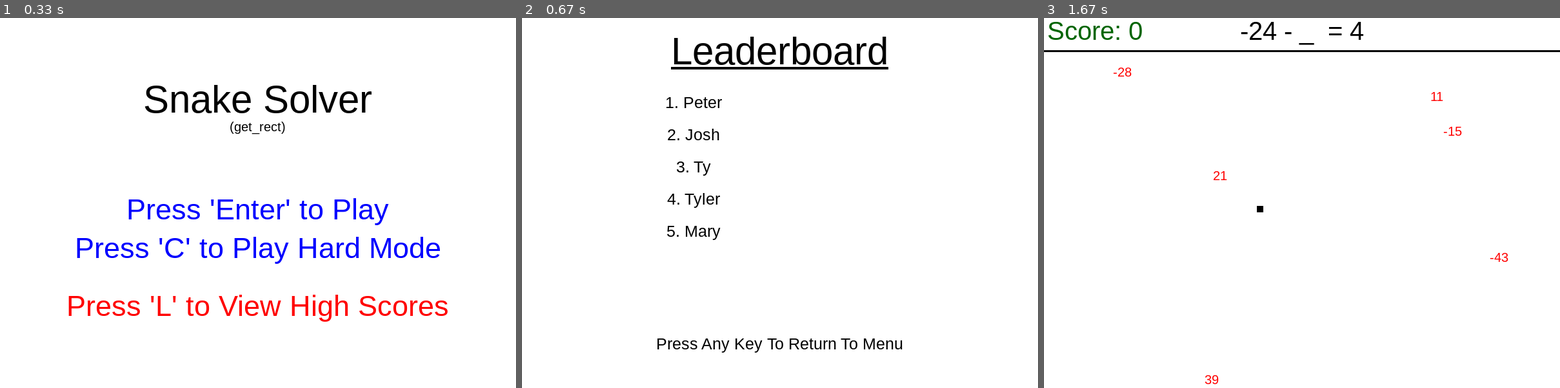
Above: before the commit, frames 1-3 (left to right).
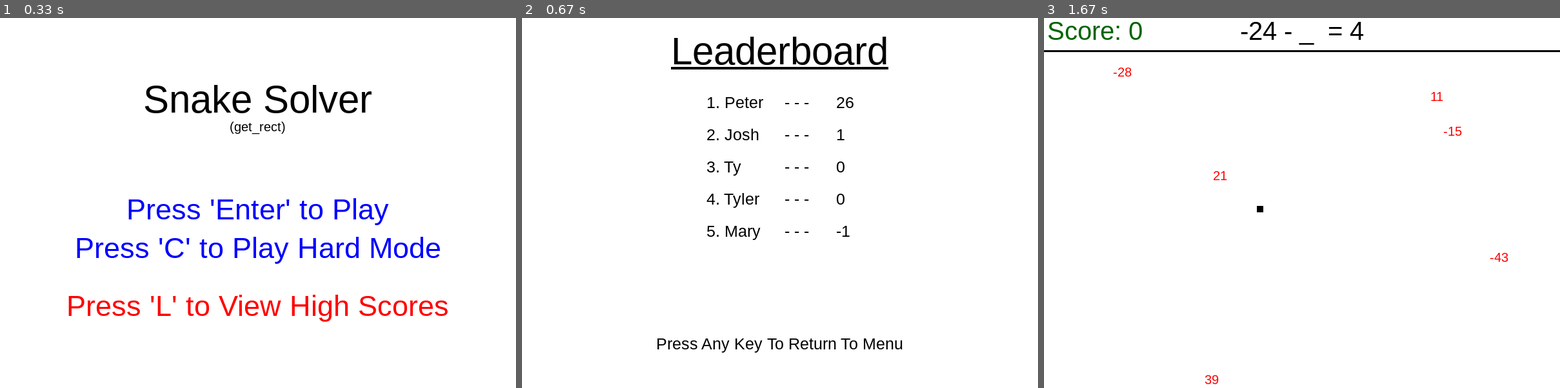
Above: after the commit, the same moments.

Repository: texascloud/gamejam
Game: pygame game, started from menu.py
Same seed, same stepped clock (60 frames per second), same inputs: the game is played once before the commit and once after it.
Inputs:
- Up to frame 1 (0.33 s): no input
- Up to frame 2 (0.67 s): tap L at 0.33 s
- Up to frame 3 (1.67 s): hold Right 0.67-1.13 s; tap Enter at 1.5 s

Frame 1 is identical in both runs. In frame 2, 1.1% of the frame differs, in the area x 28-65%, y 21-60%; in frame 3, nothing differs.

Commit message:
Finished leaderboard?

Diff:
--- a/leaderboard.py
+++ b/leaderboard.py
@@ -53,7 +53,12 @@
 		for i in range(len(highScoreList)):
 			nameText = scoreFont.render(str(i+1) + ". " + highScoreList[i][0], True, black)
 			nameText_rect = nameText.get_rect()
-			screen.blit(nameText, [width/3-(nameText_rect.w/2),(height/8-50)+(50*(i+2))])
+			screen.blit(nameText, [width/3+20,(height/8-50)+(50*(i+2))])
+
+			scoreText = scoreFont.render("   - - -      " + highScoreList[i][1], True, black)
+			scoreText_rect = scoreText.get_rect()
+			screen.blit(scoreText, [width/3+120,(height/8-50)+(50*(i+2))])
+
 
 		pygame.display.update()
 
